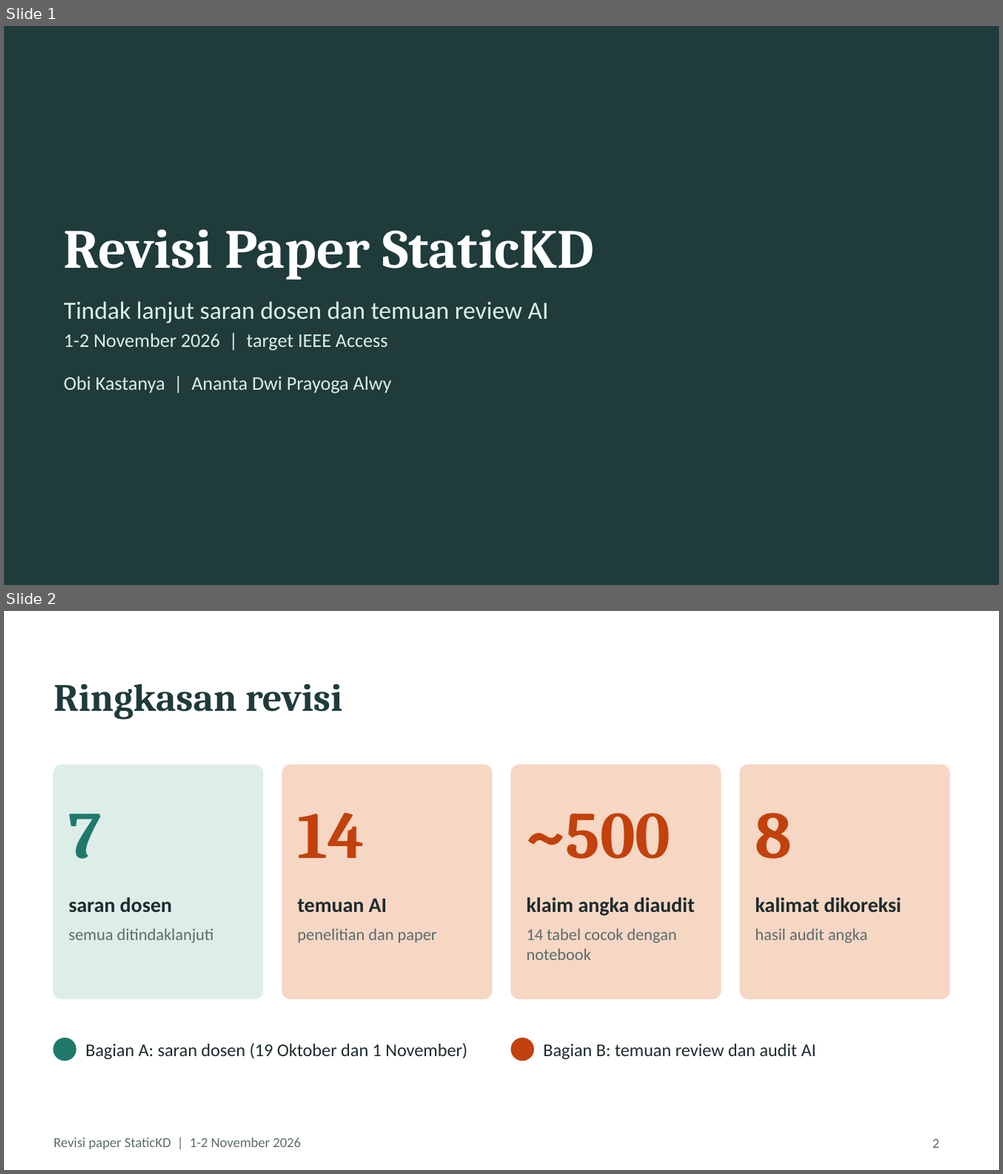
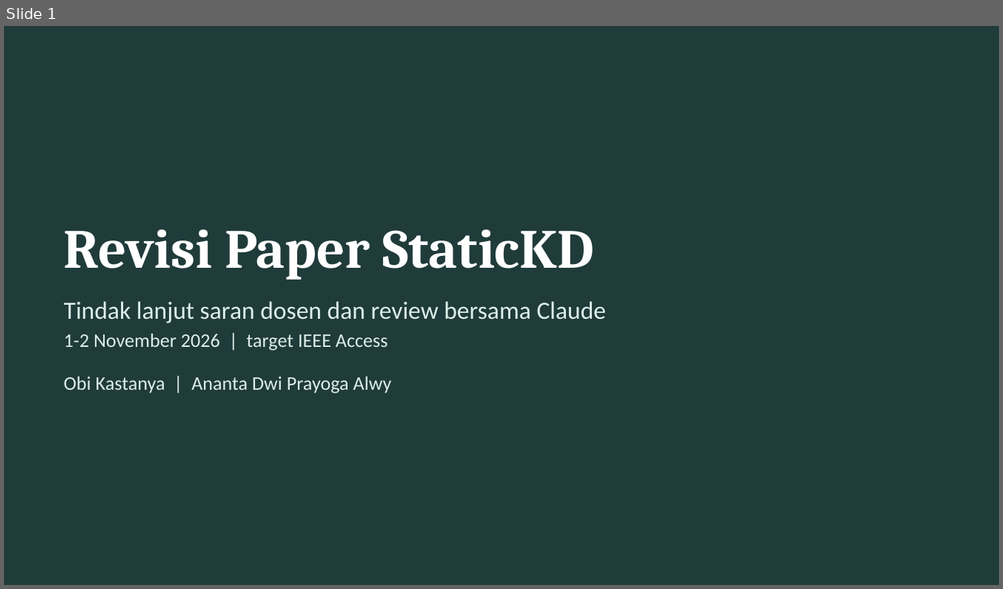
Before and after one commit to obikastanya/iptc_lightweight_label_detection, a slide deck: reviewer_feedback/revision_slides.pptx. Shown one above the other, each under a label of ours: slides 1 and 2 before the commit, slide 1 after it. The pictures are 1003x1174 and 1003x589 pixels, drawn with LibreOffice and Linux fonts; fonts in the diff are those of the drawing. Boxes give left, top, right and bottom in pixels: in the first picture for what was removed or moved away, otherwise in the second. Text is boxed around its words. In the diff, an @@ line names an element or a change of style, - is before the commit and + after.

```diff
--- a/reviewer_feedback/revision_slides.pptx
+++ b/reviewer_feedback/revision_slides.pptx
@@ slide 2 removed at bbox=[4, 611, 999, 1170], background #FFFFFF @@
@@ title removed at bbox=[54, 684, 342, 720] @@
-Ringkasan revisi
@@ rounded rectangle removed at bbox=[54, 765, 262, 999] @@
@@ rounded rectangle removed at bbox=[282, 765, 492, 999] @@
@@ rounded rectangle removed at bbox=[511, 765, 720, 999] @@
@@ rounded rectangle removed at bbox=[740, 765, 949, 999] @@
@@ text removed at bbox=[68, 814, 101, 859] @@
-7
@@ text removed at bbox=[297, 813, 364, 858] @@
-14
@@ text removed at bbox=[526, 813, 671, 859] @@
-~500
@@ text removed at bbox=[755, 813, 792, 859] @@
-8
@@ text removed at bbox=[68, 897, 172, 912] @@
-saran dosen
@@ text removed at bbox=[297, 899, 387, 912] @@
-temuan AI
@@ text removed at bbox=[526, 897, 694, 916] @@
-klaim angka diaudit
@@ text removed at bbox=[755, 897, 902, 912] @@
-kalimat dikoreksi
@@ text removed at bbox=[68, 928, 214, 943] @@
-semua ditindaklanjuti
@@ text removed at bbox=[297, 928, 437, 943] @@
-penelitian dan paper
@@ text removed at bbox=[526, 928, 677, 960] @@
-14 tabel cocok dengan notebook
@@ text removed at bbox=[755, 928, 867, 943] @@
-hasil audit angka
@@ ellipse removed at bbox=[54, 1039, 76, 1060] @@
@@ text removed at bbox=[85, 1043, 467, 1059] @@
-Bagian A: saran dosen (19 Oktober dan 1 November)
@@ ellipse removed at bbox=[511, 1039, 533, 1060] @@
@@ text removed at bbox=[543, 1044, 816, 1059] @@
-Bagian B: temuan review dan audit AI
@@ text removed at bbox=[54, 1138, 301, 1150] @@
-Revisi paper StaticKD | 1-2 November 2026
@@ page number removed at bbox=[932, 1139, 939, 1148] @@
-2
@@ slide 1 changed as well @@
@@ text at bbox=[64, 301, 606, 323]: text changed @@
-Tindak lanjut saran dosen dan temuan review AI
+Tindak lanjut saran dosen dan review bersama Claude
```
Also in this commit, not shown: 3 other slides changed, 4 slides added, 7 other slides removed.
